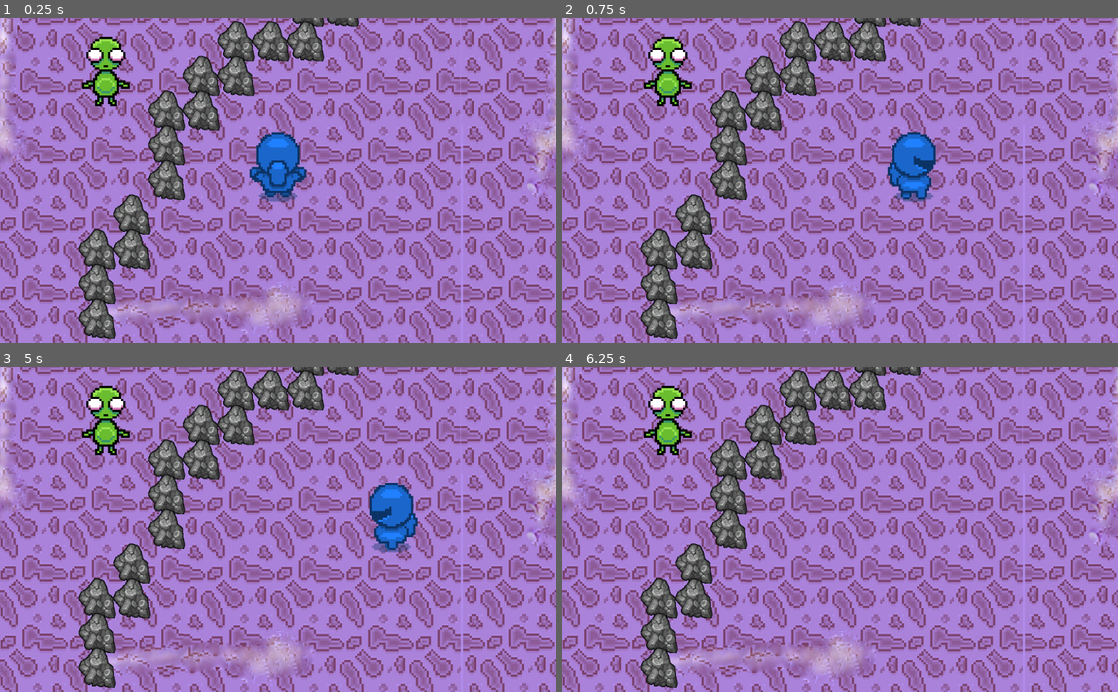
Above: before the commit, frames 1-4 (two rows, left to right).
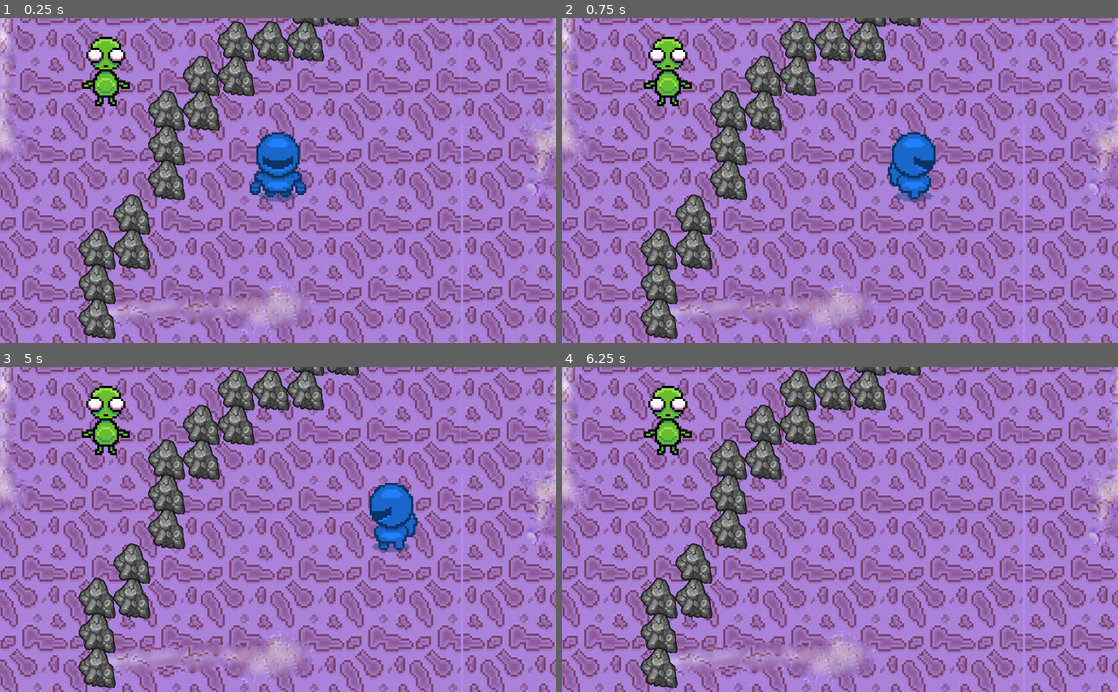
Above: after the commit, the same moments.

Repository: FREQ-E/Hanno
Game: Godot game, scene res://levels/test/test.tscn
Same seed, same stepped clock (60 frames per second), same inputs: the game is played once before the commit and once after it.
Inputs:
- Up to frame 1 (0.25 s): no input
- Up to frame 2 (0.75 s): tap Enter at 0.5 s; hold D (move right) from 0.53 s (still down); hold Space (sprint) from 0.53 s (still down)
- Up to frame 3 (5 s): release D (move right) at 1.28 s; release Space (sprint) at 1.28 s; hold S (move down) 1.28-2.03 s; tap Space (sprint) at 1.35, 2, 2.85, 3.5, 4.35 s; hold D (move right) 2.03-2.78 s; hold Space (sprint) 2.03-2.78 s; tap Enter at 2.75, 4.25 s; hold W (move up) 2.78-3.53 s; hold Space (sprint) 3.53-4.28 s; hold A (move left) from 3.53 s (still down)
- Up to frame 4 (6.25 s): release A (move left) at 5.03 s; hold S (move down) 5.03-5.78 s; hold Space (sprint) 5.03-5.78 s; hold D (move right) from 5.78 s (still down); tap Space (sprint) at 5.85 s

The runs differ from the first frame. In frame 1, 0.5% of the frame differs, in the area x 44-56%, y 42-55%; in frame 2, less than 0.1%; in frame 3, 0.1%; in frame 4, nothing differs.

Commit message:
Updated FPS of animations

Diff:
--- a/actors/player1/player1.tscn
+++ b/actors/player1/player1.tscn
@@ -26,19 +26,19 @@
 region = Rect2( 768, 0, 256, 256 )
 
 [sub_resource type="AtlasTexture" id=5]
-atlas = ExtResource( 7 )
+atlas = ExtResource( 4 )
 region = Rect2( 0, 0, 256, 256 )
 
 [sub_resource type="AtlasTexture" id=6]
-atlas = ExtResource( 7 )
+atlas = ExtResource( 4 )
 region = Rect2( 256, 0, 256, 256 )
 
 [sub_resource type="AtlasTexture" id=7]
-atlas = ExtResource( 7 )
+atlas = ExtResource( 4 )
 region = Rect2( 512, 0, 256, 256 )
 
 [sub_resource type="AtlasTexture" id=8]
-atlas = ExtResource( 7 )
+atlas = ExtResource( 4 )
 region = Rect2( 768, 0, 256, 256 )
 
 [sub_resource type="AtlasTexture" id=9]
@@ -58,19 +58,19 @@
 region = Rect2( 768, 0, 256, 256 )
 
 [sub_resource type="AtlasTexture" id=13]
-atlas = ExtResource( 4 )
+atlas = ExtResource( 7 )
 region = Rect2( 0, 0, 256, 256 )
 
 [sub_resource type="AtlasTexture" id=14]
-atlas = ExtResource( 4 )
+atlas = ExtResource( 7 )
 region = Rect2( 256, 0, 256, 256 )
 
 [sub_resource type="AtlasTexture" id=15]
-atlas = ExtResource( 4 )
+atlas = ExtResource( 7 )
 region = Rect2( 512, 0, 256, 256 )
 
 [sub_resource type="AtlasTexture" id=16]
-atlas = ExtResource( 4 )
+atlas = ExtResource( 7 )
 region = Rect2( 768, 0, 256, 256 )
 
 [sub_resource type="SpriteFrames" id=17]
@@ -78,22 +78,22 @@
 "frames": [ SubResource( 1 ), SubResource( 2 ), SubResource( 3 ), SubResource( 4 ) ],
 "loop": true,
 "name": "walk_left",
-"speed": 5.0
+"speed": 10.0
 }, {
 "frames": [ SubResource( 5 ), SubResource( 6 ), SubResource( 7 ), SubResource( 8 ) ],
 "loop": true,
-"name": "walk_down",
-"speed": 5.0
+"name": "walk_right",
+"speed": 10.0
 }, {
 "frames": [ SubResource( 9 ), SubResource( 10 ), SubResource( 11 ), SubResource( 12 ) ],
 "loop": true,
 "name": "walk_up",
-"speed": 5.0
+"speed": 10.0
 }, {
 "frames": [ SubResource( 13 ), SubResource( 14 ), SubResource( 15 ), SubResource( 16 ) ],
 "loop": true,
-"name": "walk_right",
-"speed": 5.0
+"name": "walk_down",
+"speed": 10.0
 } ]
 
 [sub_resource type="CircleShape2D" id=18]
@@ -107,8 +107,7 @@
 position = Vector2( 0, -24.8345 )
 scale = Vector2( 0.5, 0.5 )
 frames = SubResource( 17 )
-animation = "walk_up"
-frame = 1
+animation = "walk_down"
 playing = true
 script = ExtResource( 5 )
 
